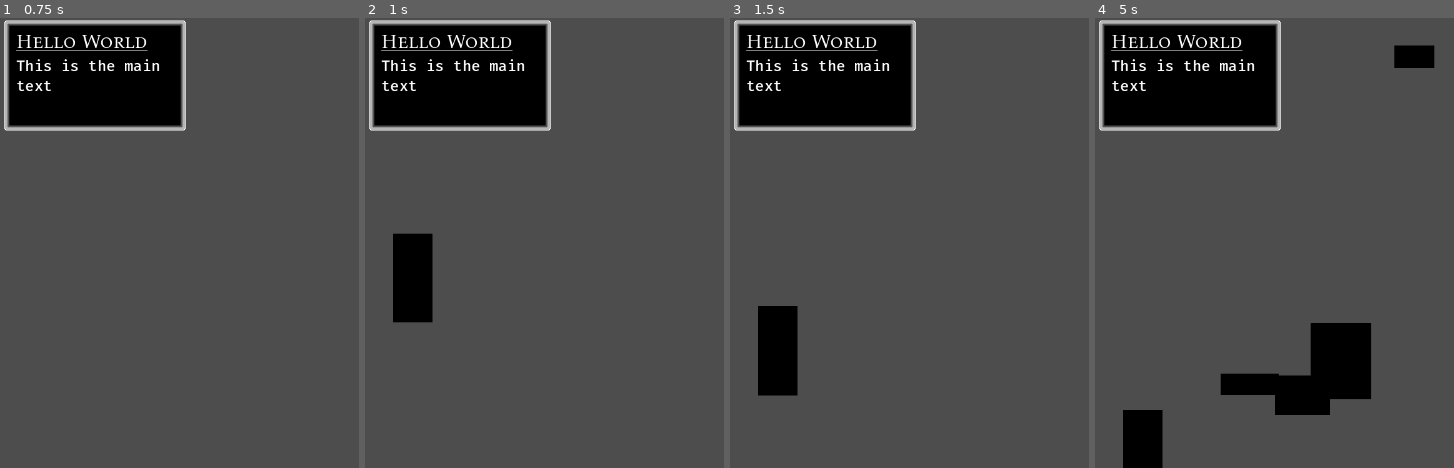
Above: before the commit, frames 1-4 (left to right).
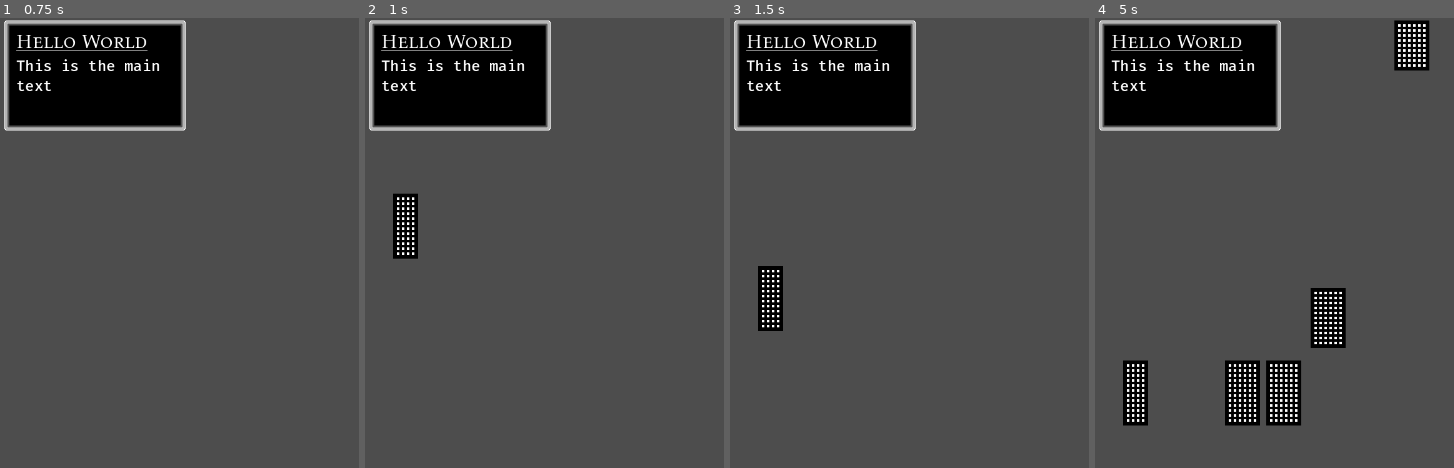
Above: after the commit, the same moments.

Repository: bjornarprytz/goodzilla
Game: Godot game, scene res://main.tscn
Same seed, same stepped clock (60 frames per second), same inputs: the game is played once before the commit and once after it.
Inputs:
- Up to frame 1 (0.75 s): tap Enter at 0.5 s
- Up to frame 2 (1 s): no input
- Up to frame 3 (1.5 s): no input
- Up to frame 4 (5 s): no input

Frame 1 is identical in both runs. In frame 2, 2.5% of the frame differs, in the area x 7-19%, y 39-68%; in frame 3, 2.5%; in frame 4, 8.6%, in the area x 7-95%, y 0-100%.

Commit message:
building visual

Diff:
--- a/src/autoloads/factory.gd
+++ b/src/autoloads/factory.gd
@@ -2,12 +2,20 @@
 extends Node2D
 
 var skyscraper_spawner = preload("res://world/skyscraper.tscn")
+var window_spawner = preload("res://world/window.tscn")
 
 # Add factory methods for common scenes here. Access through the Create singleton
 
 func Skyscraper() -> Skyscraper:
 	var skyscraper = skyscraper_spawner.instantiate() as Skyscraper
 
-	skyscraper.size = Vector2(randf_range(50.0, 100.0), randf_range(30.0, 200.0))
+	skyscraper.width = randi_range(4, 6)
+	skyscraper.height = randi_range(9, 12)
+
 
 	return skyscraper
+
+func BuildingWindow() -> BuildingWindow:
+	var window = window_spawner.instantiate() as BuildingWindow
+
+	return window
--- a/src/world/skyscraper.gd
+++ b/src/world/skyscraper.gd
@@ -1,16 +1,38 @@
 class_name Skyscraper
 extends RigidBody2D
+@onready var container: MarginContainer = $Container
+@onready var windows: FlowContainer = %Windows
 
-@onready var windowContainer: Node = $Windows
+# In windows
+var width: int
+# In floors
+var height: int
 
-var size : Vector2
+const windowSize = 8
+const faceMargins = 4
 
 # Called when the node enters the scene tree for the first time.
 func _ready() -> void:
+	var size = (Vector2(width, height) * windowSize) + (Vector2.ONE * faceMargins * 2)
+
+	print (size)
+
+	$Collision.shape = RectangleShape2D.new()
+	$Collision.shape.size = size
+	$Collision.position = (size * Vector2(.5, -.5))
+
 	$Shape.size = size
-	$Collision.shape.size = size
-	$Collision.position = size * Vector2(.5, -.5)
+	$Shape.position.y = -size.y
 
+	container.size = size
+	container.position.y = -size.y
+
+
+	var nWindows: int = width * (height)
+
+	for r in nWindows:
+		var w = Create.BuildingWindow()
+		windows.add_child(w)
 
 
 # Called every frame. 'delta' is the elapsed time since the previous frame.
--- a/src/world/skyscraper.tscn
+++ b/src/world/skyscraper.tscn
@@ -17,4 +17,16 @@
 position = Vector2(20, -20)
 shape = SubResource("RectangleShape2D_g5ajj")
 
-[node name="Windows" type="Node" parent="."]
+[node name="Container" type="MarginContainer" parent="."]
+offset_top = -40.0
+offset_right = 40.0
+theme_override_constants/margin_left = 4
+theme_override_constants/margin_top = 4
+theme_override_constants/margin_right = 4
+theme_override_constants/margin_bottom = 4
+
+[node name="Windows" type="FlowContainer" parent="Container"]
+unique_name_in_owner = true
+layout_mode = 2
+theme_override_constants/h_separation = 0
+theme_override_constants/v_separation = 0
--- /dev/null
+++ b/src/world/window.gd
@@ -0,0 +1,12 @@
+class_name BuildingWindow
+extends MarginContainer
+
+
+# Called when the node enters the scene tree for the first time.
+func _ready() -> void:
+	pass # Replace with function body.
+
+
+# Called every frame. 'delta' is the elapsed time since the previous frame.
+func _process(delta: float) -> void:
+	pass
--- /dev/null
+++ b/src/world/window.tscn
@@ -0,0 +1,20 @@
+[gd_scene load_steps=3 format=3 uid="uid://5ijiwqm7casw"]
+
+[ext_resource type="Script" path="res://world/window.gd" id="1_tb3jo"]
+[ext_resource type="Texture2D" uid="uid://e433s36xu1gf" path="res://assets/white-4x4.png" id="2_nnyr1"]
+
+[node name="Window" type="MarginContainer"]
+offset_right = 6.0
+offset_bottom = 6.0
+theme_override_constants/margin_left = 2
+theme_override_constants/margin_top = 2
+theme_override_constants/margin_right = 2
+theme_override_constants/margin_bottom = 2
+script = ExtResource("1_tb3jo")
+
+[node name="Alertness" type="TextureProgressBar" parent="."]
+layout_mode = 2
+min_value = 100.0
+value = 100.0
+fill_mode = 3
+texture_progress = ExtResource("2_nnyr1")
Binary file added: src/assets/white-4x4.png
Not shown, added: src/assets/white-4x4.png.import
Not shown, changed: readme.md
